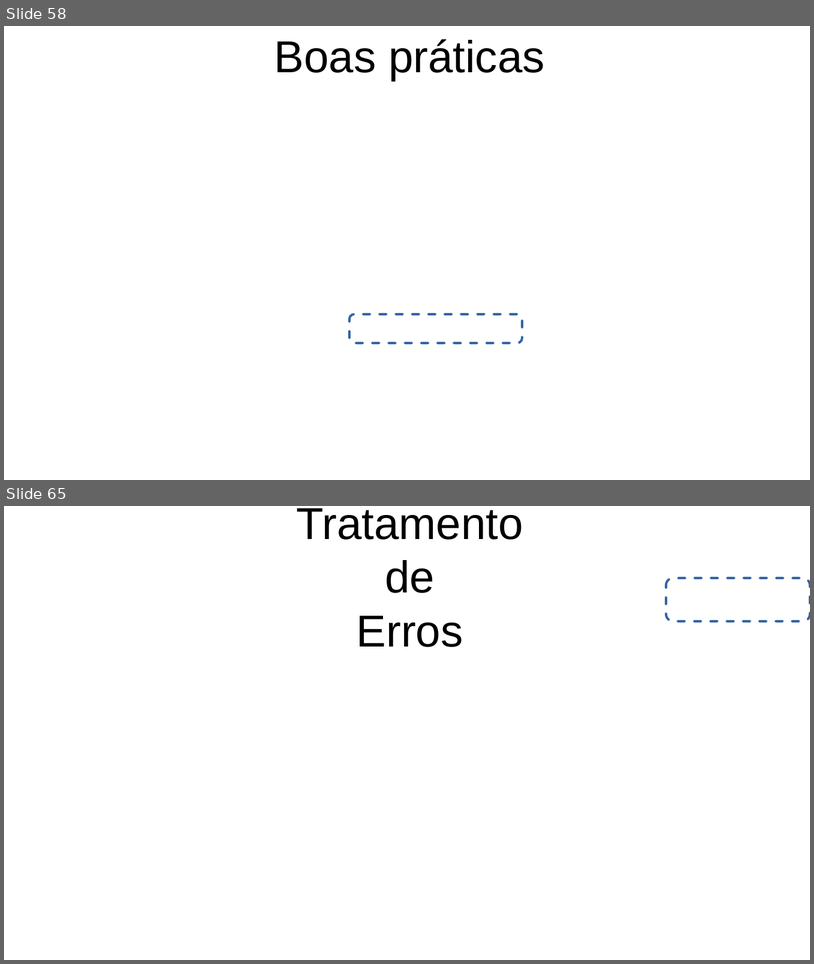
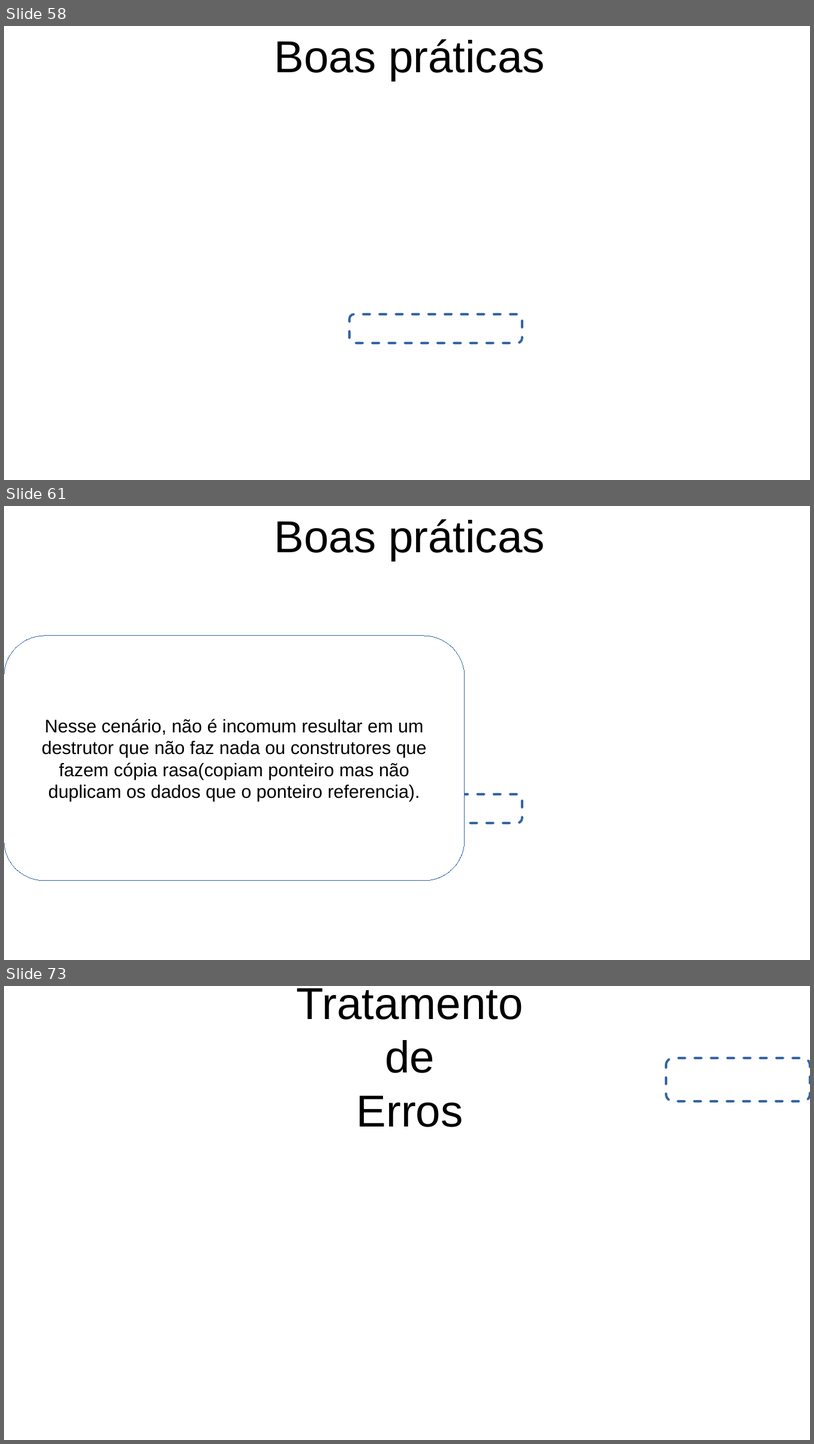
Before and after one commit to FerrazArthur/cpp-concepts-exposure, a slide deck: Apresentacao.odp. Shown one above the other, each under a label of ours: slides 58 and 65 before the commit, slides 58, 61 and 73 after it; the slides between them are not shown. The pictures are 814x964 and 814x1444 pixels, drawn with LibreOffice and Linux fonts; fonts in the diff are those of the drawing; background and template pictures are left out. Boxes give left, top, right and bottom in pixels: in the first picture for what was removed or moved away, otherwise in the second. Text is boxed around its words. In the diff, an @@ line names an element or a change of style, - is before the commit and + after.

```diff
--- a/Apresentacao.odp
+++ b/Apresentacao.odp
@@ slide 61 added at [4,506,810,960], background picture (left out) @@
@@ title added at [275,519,545,561], 44 pt, text #000000 @@
+Boas práticas
@@ rounded rectangle added at [4,636,465,880], fill #FFFFFF, outline #3465A4 0 pt, 18 pt, text #000000 @@
+Nesse cenário, não é incomum resultar em um destrutor que não faz nada ou construtores que fazem cópia rasa(copiam ponteiro mas não duplicam os dados que o ponteiro referencia).
@@ rounded rectangle added at [350,795,522,823], outline #3465A4 2.3 pt dashed @@
@@ what was slide 65 is now slide 73 @@
```
Also in this commit, not shown: 8 slides changed, 7 other slides added, 5 other files.
